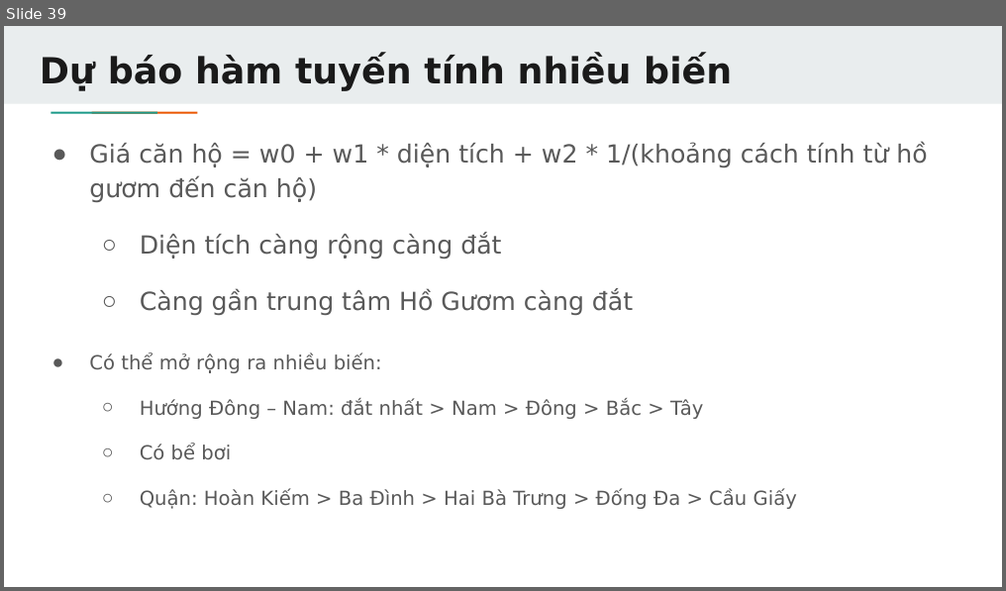
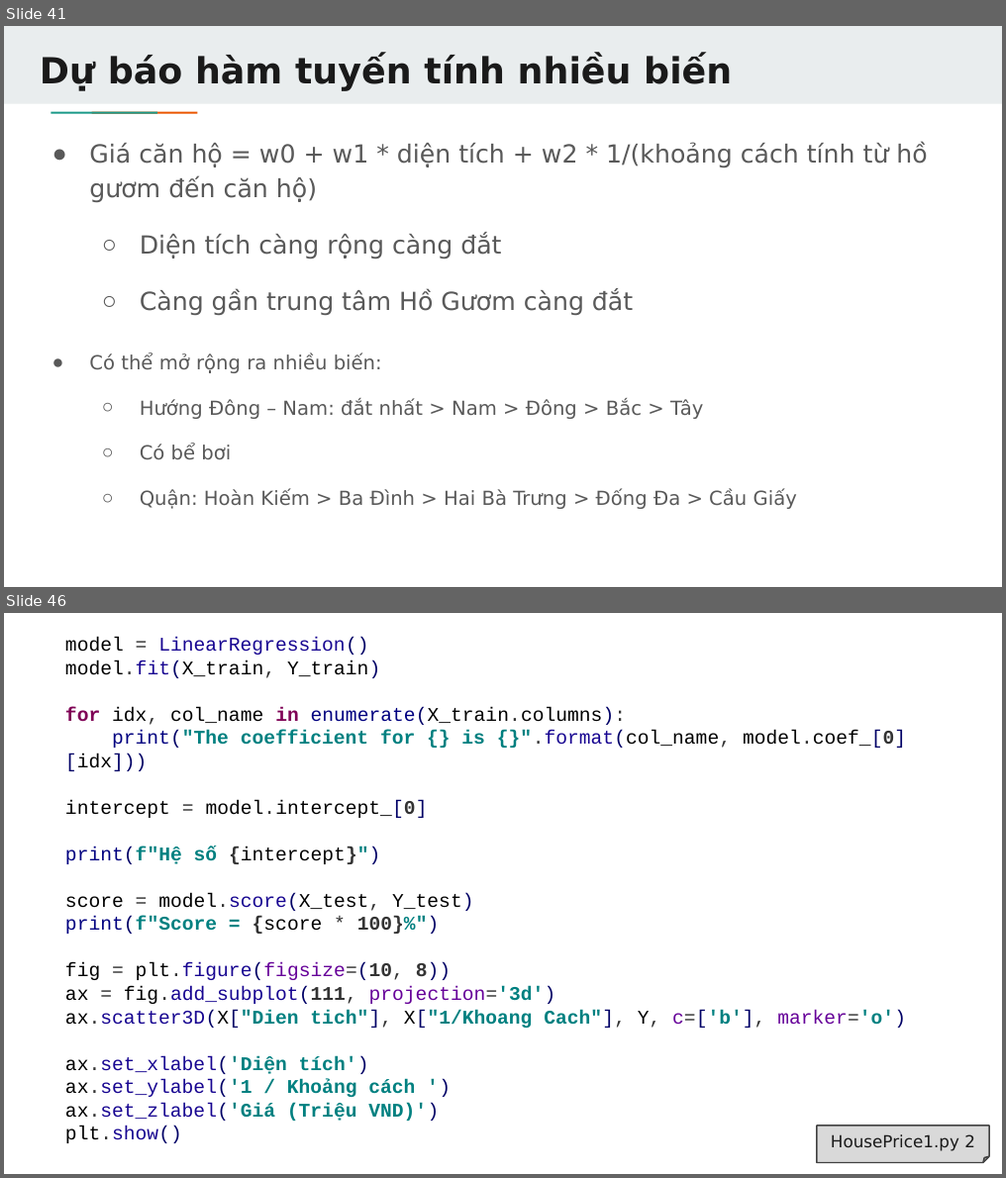
Before and after one commit to TechMaster/LearnAI, a slide deck: LinearRegression/LinearRegression.pptx. Shown one above the other, each under a label of ours: slide 39 before the commit, slides 41 and 46 after it; the slides between them are not shown. The pictures are 1006x591 and 1006x1178 pixels, drawn with LibreOffice and Linux fonts; fonts in the diff are those of the drawing. Boxes give left, top, right and bottom in pixels: in the first picture for what was removed or moved away, otherwise in the second. Text is boxed around its words. In the diff, an @@ line names an element or a change of style, - is before the commit and + after.

```diff
--- a/LinearRegression/LinearRegression.pptx
+++ b/LinearRegression/LinearRegression.pptx
@@ slide 46 added at (x1=4, y1=613, x2=1002, y2=1174), background #FFFFFF @@
@@ text added at (x1=65, y1=637, x2=906, y2=1144), 14 pt, text #000000 @@
+model = LinearRegression()
+model.fit(X_train, Y_train)
+for idx, col_name in enumerate(X_train.columns):
+print("The coefficient for {} is {}".format(col_name, model.coef_[0][idx]))
+intercept = model.intercept_[0]
+print(f"Hệ số {intercept}")
+score = model.score(X_test, Y_test)
+print(f"Score = {score * 100}%")
+fig = plt.figure(figsize=(10, 8))
+ax = fig.add_subplot(111, projection='3d')
+ax.scatter3D(X["Dien tich"], X["1/Khoang Cach"], Y, c=['b'], marker='o')
+ax.set_xlabel('Diện tích')
+ax.set_ylabel('1 / Khoảng cách ')
+ax.set_zlabel('Giá (Triệu VND)')
+plt.show()
@@ folded corner added at (x1=817, y1=1126, x2=989, y2=1162), fill #D9D9D9, outline #424242 1 pt, 12 pt, text #1A1A1A @@
+HousePrice1.py 2
@@ what was slide 39 is now slide 41 @@
```
Also in this commit, not shown: 2 slides changed, 8 other slides added, 2 slides removed, 24 other files.
